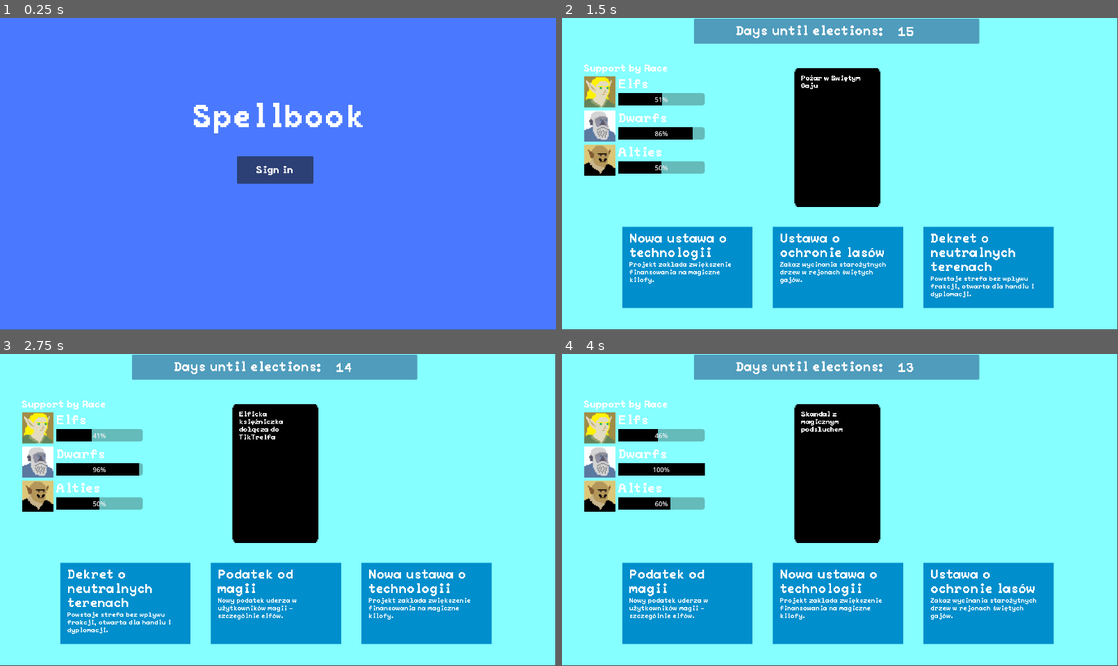
Above: before the commit, frames 1-4 (two rows, left to right).
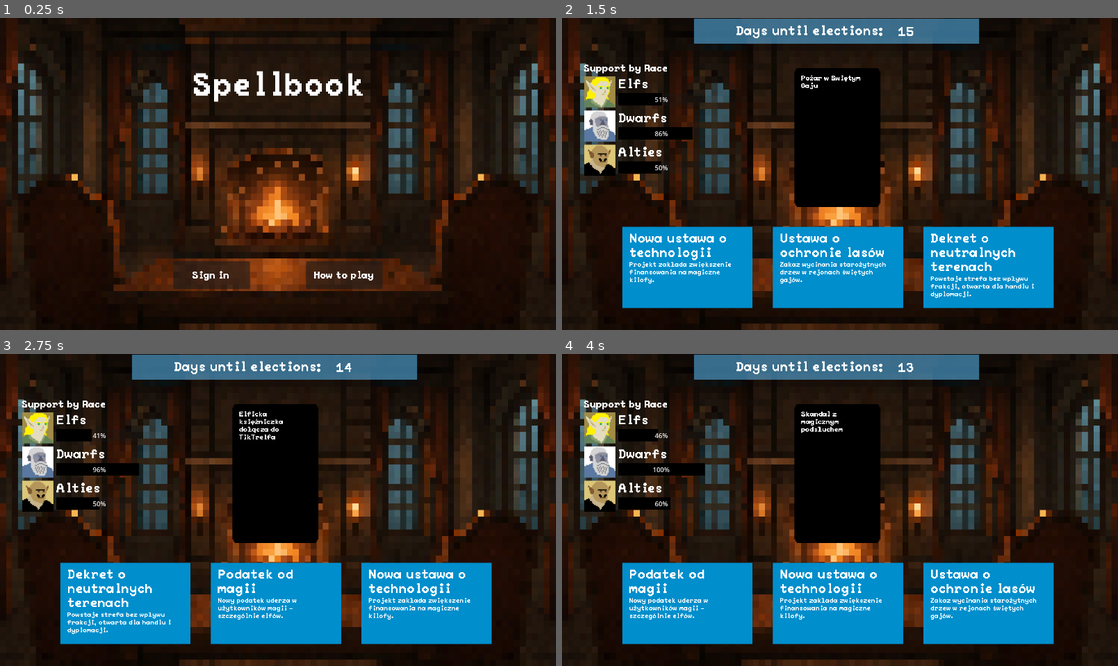
Above: after the commit, the same moments.

Repository: WhatYouFormaggiKindOfPizza/game
Game: Godot game, scene res://scenes/game.tscn
Same seed, same stepped clock (60 frames per second), same inputs: the game is played once before the commit and once after it.
Inputs (mouse positions are in pixels of both pictures, inside the frame that each line leads up to):
- Up to frame 1 (0.25 s): no input
- Up to frame 2 (1.5 s): click "Sign in" at 0.5 s; click (689, 267) at 1.27 s
- Up to frame 3 (2.75 s): click (127, 603) at 2.02 s
- Up to frame 4 (4 s): click (689, 603) at 2.77 s; tap Enter at 3.5 s; move the mouse to (962, 494) at 3.52 s

The runs differ from the first frame. In frame 1, 100% of the frame differs, in the area x 0-100%, y 0-100%; in frame 2, 72%; in frame 3, 72%; in frame 4, 72%.

Commit message:
Add background to gameplay and startscreen

Diff:
--- a/scenes/game.tscn
+++ b/scenes/game.tscn
@@ -67,7 +67,7 @@
 [node name="StartScreen" parent="." instance=ExtResource("1_u5sy4")]
 unique_name_in_owner = true
 visible = false
-z_index = 4096
+z_index = 4000
 anchors_preset = 0
 anchor_right = 0.0
 anchor_bottom = 0.0
--- a/scenes/screens/game_screen.tscn
+++ b/scenes/screens/game_screen.tscn
@@ -1,8 +1,9 @@
-[gd_scene load_steps=6 format=3 uid="uid://ba4q4t8ckjmi0"]
+[gd_scene load_steps=7 format=3 uid="uid://ba4q4t8ckjmi0"]
 
 [ext_resource type="PackedScene" uid="uid://b5qlpe8xpnqn" path="res://scenes/post.tscn" id="1_3uriw"]
 [ext_resource type="Script" uid="uid://bj2pn2m8lty8n" path="res://scripts/screens/game_screen.gd" id="1_dv2sx"]
 [ext_resource type="PackedScene" uid="uid://d2ikom615rg55" path="res://scenes/days_until.tscn" id="2_dv2sx"]
+[ext_resource type="Texture2D" uid="uid://10alsdvxmo46" path="res://assets/Ekran powitalny.png" id="2_riit4"]
 [ext_resource type="PackedScene" uid="uid://cvkh1np46j6hr" path="res://scenes/phone.tscn" id="3_rxmqw"]
 [ext_resource type="PackedScene" uid="uid://fhowmhn132o0" path="res://scenes/rel_bar_container.tscn" id="5_rxmqw"]
 
@@ -22,8 +23,13 @@
 anchor_bottom = 18.15
 offset_right = 40.0
 offset_bottom = 40.0
-color = Color(0.521166, 1, 0.999434, 1)
+color = Color(0.521569, 1, 1, 0)
 metadata/_edit_use_anchors_ = true
+
+[node name="Sprite2D" type="Sprite2D" parent="Control/ColorRect"]
+z_index = -1
+position = Vector2(683, 384)
+texture = ExtResource("2_riit4")
 
 [node name="PostsContainer" type="HBoxContainer" parent="Control"]
 unique_name_in_owner = true
@@ -62,11 +68,10 @@
 unique_name_in_owner = true
 position = Vector2(678, 297)
 
-[node name="RelBarContainer" parent="." node_paths=PackedStringArray("game_screen") instance=ExtResource("5_rxmqw")]
+[node name="RelBarContainer" parent="." instance=ExtResource("5_rxmqw")]
 unique_name_in_owner = true
 offset_left = 53.0
 offset_top = 114.0
 offset_right = 53.0
 offset_bottom = 114.0
-game_screen = NodePath("..")
 title = "Support by Race"
--- a/scenes/screens/start_screen.tscn
+++ b/scenes/screens/start_screen.tscn
@@ -1,7 +1,8 @@
-[gd_scene load_steps=3 format=3 uid="uid://dlbpqwf70tpg4"]
+[gd_scene load_steps=4 format=3 uid="uid://dlbpqwf70tpg4"]
 
 [ext_resource type="Script" uid="uid://ha4hyb2hftw4" path="res://scripts/screens/start_screen.gd" id="1_o7i0r"]
 [ext_resource type="PackedScene" uid="uid://bibasatxhl56l" path="res://scenes/pixel_label.tscn" id="1_tx5wa"]
+[ext_resource type="Texture2D" uid="uid://10alsdvxmo46" path="res://assets/Ekran powitalny.png" id="3_qw0xr"]
 
 [node name="StartScreen" type="Control"]
 custom_minimum_size = Vector2(1366, 768)
@@ -22,14 +23,14 @@
 anchor_bottom = 1.0
 offset_right = 0.267822
 offset_bottom = -1.0
-color = Color(0.29191, 0.472719, 0.999999, 1)
+color = Color(0.290196, 0.47451, 1, 0)
 
 [node name="PixelLabel" parent="ColorRect" instance=ExtResource("1_tx5wa")]
 layout_mode = 0
 offset_left = 471.0
-offset_top = 209.0
+offset_top = 131.0
 offset_right = 896.0
-offset_bottom = 289.0
+offset_bottom = 211.0
 theme_override_font_sizes/font_size = 80
 text = "Spellbook"
 font_scale = 10
@@ -37,10 +38,10 @@
 [node name="Button" type="Button" parent="ColorRect"]
 layout_mode = 1
 anchors_preset = -1
-anchor_left = 0.424914
-anchor_top = 0.443151
-anchor_right = 0.562914
-anchor_bottom = 0.532151
+anchor_left = 0.310962
+anchor_top = 0.780831
+anchor_right = 0.448962
+anchor_bottom = 0.869831
 offset_left = 0.292969
 offset_top = 0.102966
 offset_right = -0.629028
@@ -63,4 +64,39 @@
 text = "Sign in"
 font_scale = 3
 
+[node name="HowToPlay" type="Button" parent="ColorRect"]
+layout_mode = 1
+anchors_preset = -1
+anchor_left = 0.549092
+anchor_top = 0.780831
+anchor_right = 0.687092
+anchor_bottom = 0.869831
+offset_left = 0.292969
+offset_top = 0.102966
+offset_right = -0.629028
+offset_bottom = -0.160004
+mouse_default_cursor_shape = 2
+metadata/_edit_use_anchors_ = true
+
+[node name="PixelLabel" parent="ColorRect/HowToPlay" instance=ExtResource("1_tx5wa")]
+layout_mode = 1
+anchors_preset = 15
+anchor_right = 1.0
+anchor_bottom = 1.0
+offset_left = 62.0
+offset_top = 24.0
+offset_right = -65.0
+offset_bottom = -21.0
+grow_horizontal = 2
+grow_vertical = 2
+theme_override_font_sizes/font_size = 24
+text = "How to play"
+font_scale = 3
+
+[node name="Background" type="Sprite2D" parent="ColorRect"]
+z_index = -1
+position = Vector2(683, 384)
+texture = ExtResource("3_qw0xr")
+
 [connection signal="pressed" from="ColorRect/Button" to="." method="_on_button_pressed"]
+[connection signal="pressed" from="ColorRect/HowToPlay" to="." method="_on_button_pressed"]
--- a/scenes/screens/week_end_screen.tscn
+++ b/scenes/screens/week_end_screen.tscn
@@ -1,7 +1,8 @@
-[gd_scene load_steps=3 format=3 uid="uid://bj0a4yagnp3yd"]
+[gd_scene load_steps=4 format=3 uid="uid://bj0a4yagnp3yd"]
 
 [ext_resource type="Script" uid="uid://m83nmlpmgf13" path="res://scripts/screens/week_end_screen.gd" id="1_e0st0"]
 [ext_resource type="PackedScene" uid="uid://4r1bip8toahv" path="res://scenes/board.tscn" id="1_uwbnm"]
+[ext_resource type="Texture2D" uid="uid://l64x45fsi3qg" path="res://assets/Tablica ogłoszeń.png" id="3_cgntx"]
 
 [node name="WeekEnd" type="Control" node_paths=PackedStringArray("board")]
 layout_mode = 3
@@ -29,4 +30,9 @@
 mouse_default_cursor_shape = 2
 text = "Next round"
 
+[node name="Background" type="Sprite2D" parent="."]
+z_index = -1
+position = Vector2(683, 384)
+texture = ExtResource("3_cgntx")
+
 [connection signal="pressed" from="Button" to="." method="_on_button_pressed"]
--- a/scripts/entity_group.gd
+++ b/scripts/entity_group.gd
@@ -11,36 +11,36 @@
 
 
 func _init() -> void:
-    id = next_id
-    next_id += 1
+	id = next_id
+	next_id += 1
 
 
 func init(kings: Array[King]) -> void:
-    # potencjalnie różny typ króla (np elf) może mieć różne relacje startowe
-    for k in kings:
-        var relationship = {
-            "king": k,
-            "relationship": randi_range(0, 100)
-        }
+	# potencjalnie różny typ króla (np elf) może mieć różne relacje startowe
+	for k in kings:
+		var relationship = {
+			"king": k,
+			"relationship": randi_range(0, 100)
+		}
 
-        relationships.append(relationship)
-    pass
+		relationships.append(relationship)
+	pass
 
 
 func change_relationship_value(value: int, king: King) -> void:
-    for relationship in relationships:
-        if relationship.get('king') == king:
-            relationship["relationship"] += value
+	for relationship in relationships:
+		if relationship.get('king') == king:
+			relationship["relationship"] += value
 
-            #check and adjust for relationships value limits
-            if (relationship["relationship"] > 100):
-                relationship["relationship"] = 100
-            elif (relationship["relationship"] < 0):
-                relationship["relationship"] = 0
+			#check and adjust for relationships value limits
+			if (relationship["relationship"] > 100):
+				relationship["relationship"] = 100
+			elif (relationship["relationship"] < 0):
+				relationship["relationship"] = 0
 
 func get_player_relationship_value() -> int:
-    var relationship_value : int;
-    for relationship in relationships:
-        if(relationship["king"].is_player == true):
-            relationship_value = relationship['relationship']
-    return relationship_value
+	var relationship_value : int;
+	for relationship in relationships:
+		if(relationship["king"].is_player == true):
+			relationship_value = relationship['relationship']
+	return relationship_value
Not shown, added: assets/Ekran powitalny.png.import
Not shown, added: assets/Ekran przegranej.png.import
Not shown, added: assets/Ekran wygranej.png.import
Not shown, added: assets/Tablica ogłoszeń.png.import
Not shown: 1 places in scenes/game.tscn that only renumber resources
